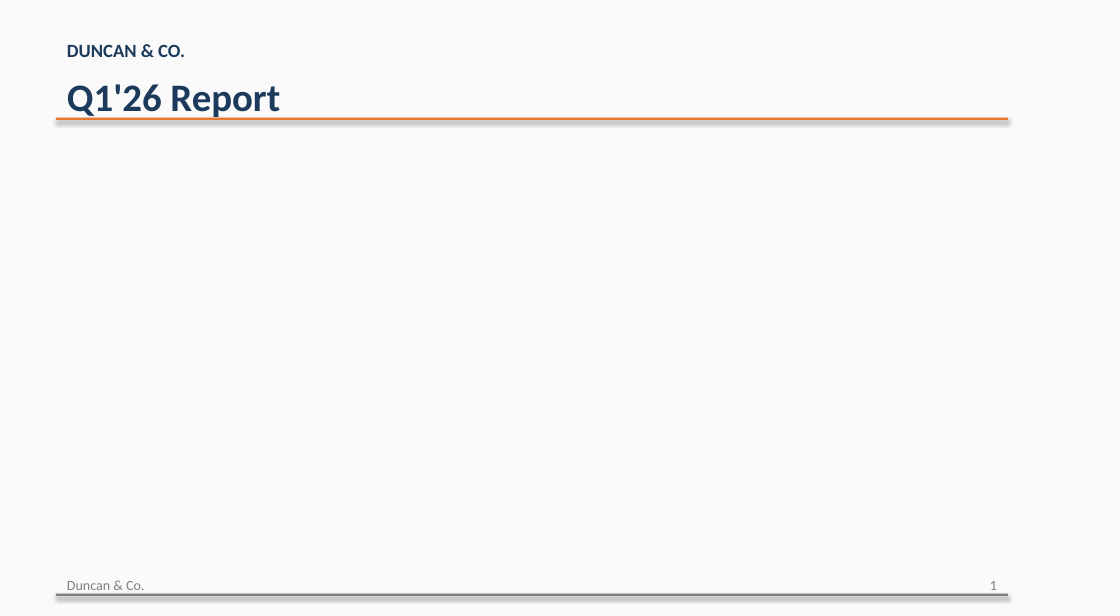
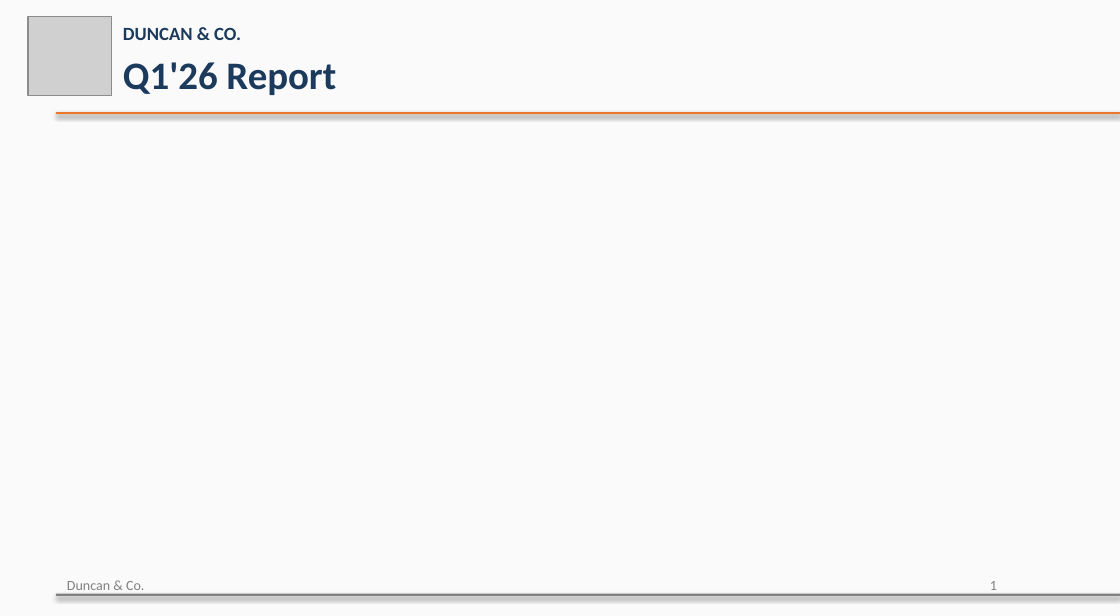
Before and after one commit to carolinedunc/notes-to-slide-deck-skill, a slide deck: slide 1 of example/template_test.pptx. Drawn at 1120x616 pixels with LibreOffice and Linux fonts; fonts in the diff are those of the drawing; grey boxes stand for pictures. Boxes give left, top, right and bottom in pixels: in the first picture for what was removed or moved away, otherwise in the second. Text is boxed around its words. In the diff, an @@ line names an element or a change of style, - is before the commit and + after.

Commit message:
Add logo asset, insert to slides, refine spacing

```diff
--- a/example/template_test.pptx
+++ b/example/template_test.pptx
@@ picture added at (28, 17, 112, 95) @@
@@ text "DUNCAN & CO.": place and size @@
-text "DUNCAN & CO." at (67, 44, 185, 57)
+text "DUNCAN & CO." at (123, 27, 241, 40)
@@ text "Q1'26 Report": place and size @@
-text "Q1'26 Report" at (67, 84, 280, 120)
+text "Q1'26 Report" at (123, 62, 336, 95)
@@ rectangle: place and size @@
-rectangle at (56, 118, 1008, 120)
+rectangle at (56, 112, 1120, 114)
@@ rectangle: place and size @@
-rectangle at (56, 594, 1008, 596)
+rectangle at (56, 594, 1120, 596)
```
Also in this commit, not shown: 1 other slide changed, 2 other files.
